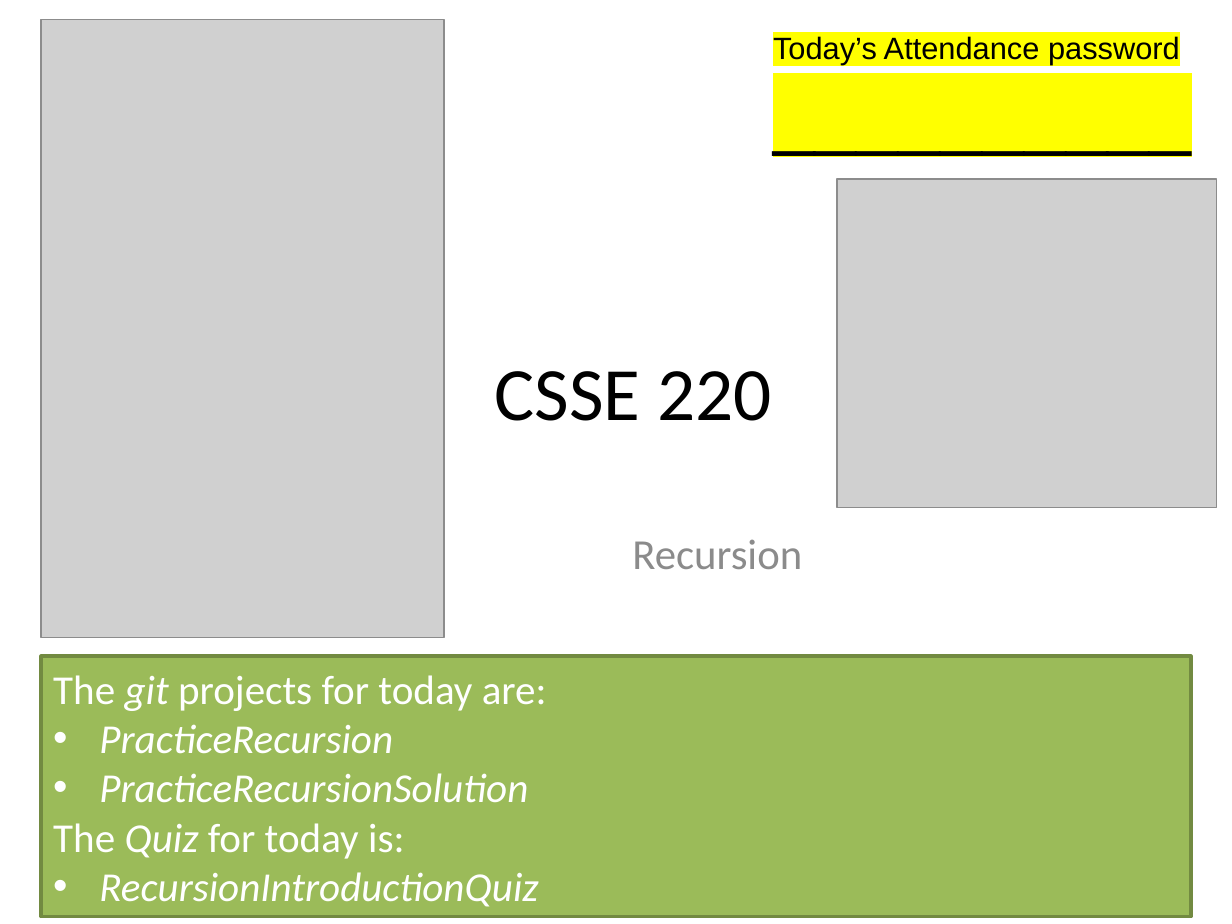
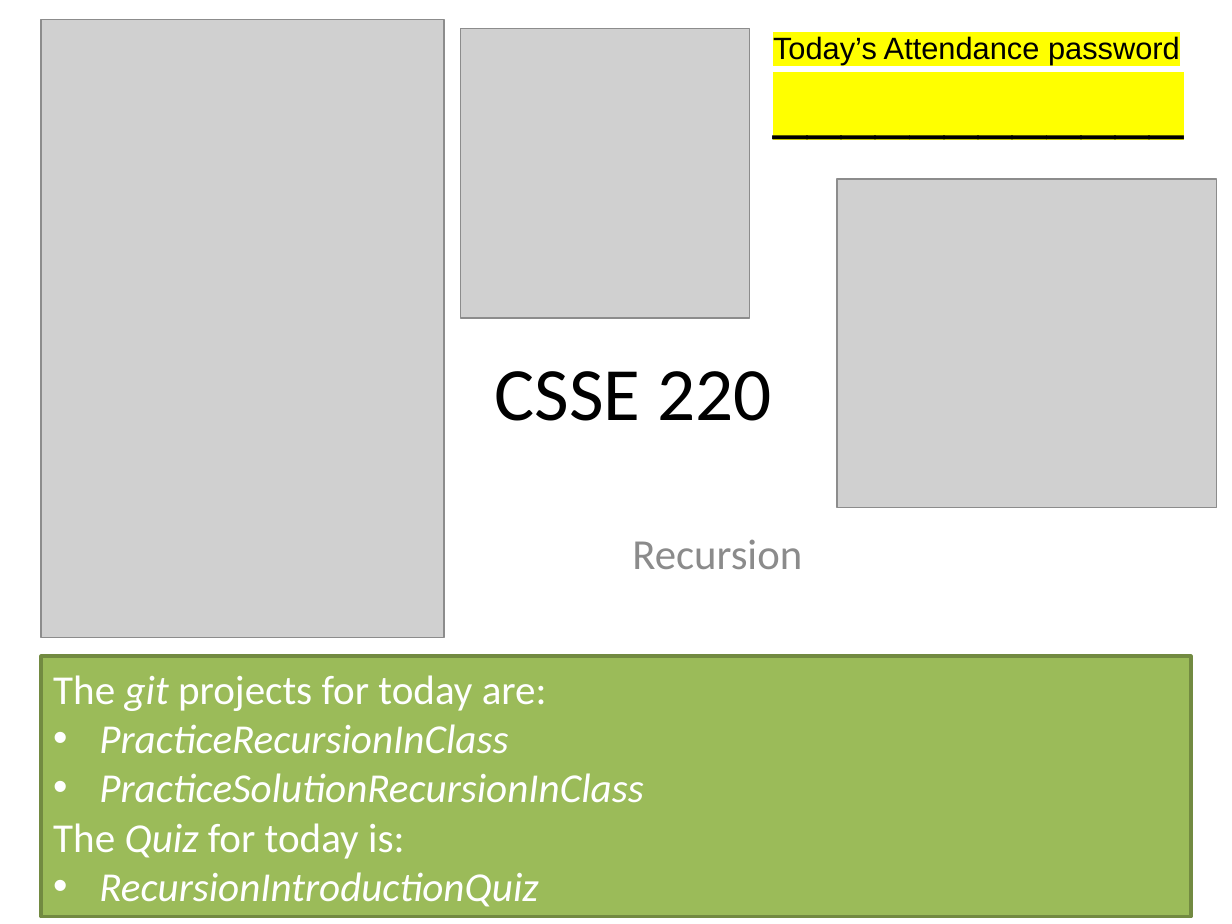
Before and after one commit to RHIT-CSSE/csse220, a slide deck: slide 1 of ClassMaterials/RecursionIntroduction/Slides/Part1-Recursion.pptx. Drawn at 1232x924 pixels with LibreOffice and Linux fonts; fonts in the diff are those of the drawing; grey boxes stand for pictures. Boxes give left, top, right and bottom in pixels: in the first picture for what was removed or moved away, otherwise in the second. Text is boxed around its words. In the diff, an @@ line names an element or a change of style, - is before the commit and + after.

Commit message:
fixing slides for recursion intro

```diff
--- a/ClassMaterials/RecursionIntroduction/Slides/Part1-Recursion.pptx
+++ b/ClassMaterials/RecursionIntroduction/Slides/Part1-Recursion.pptx
@@ picture added at <box>461,28,749,318</box> @@
@@ text at <box>773,36,1180,65</box>: text changed; size 44 to 36 pt @@
-__________
+____________
@@ text in rectangle at <box>99,724,643,803</box>: text changed @@
-• PracticeRecursion
-• PracticeRecursionSolution
+• PracticeRecursionInClass
+• PracticeSolutionRecursionInClass
```
Also in this commit, not shown: 2 other slides changed, 4 slides added.
